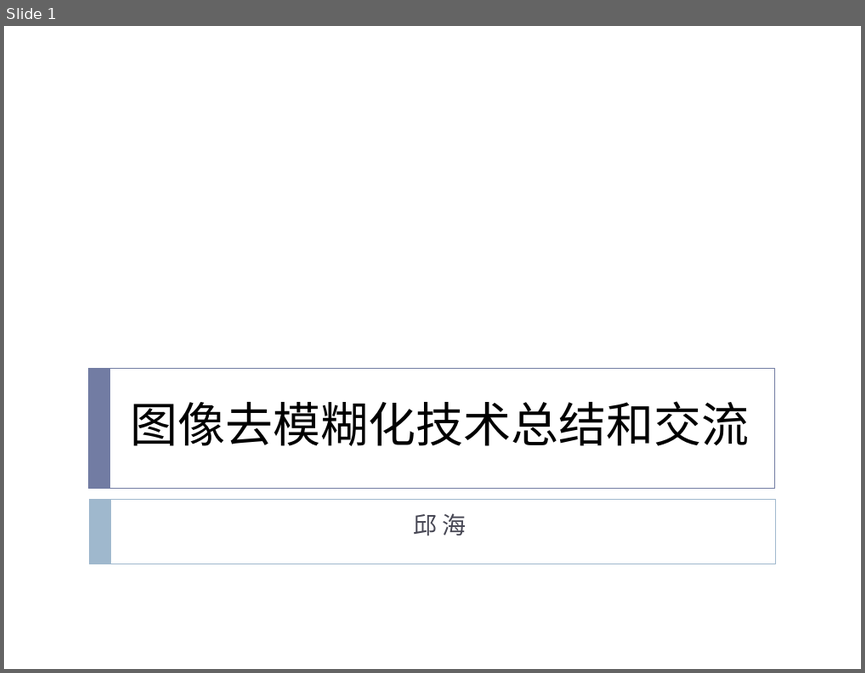
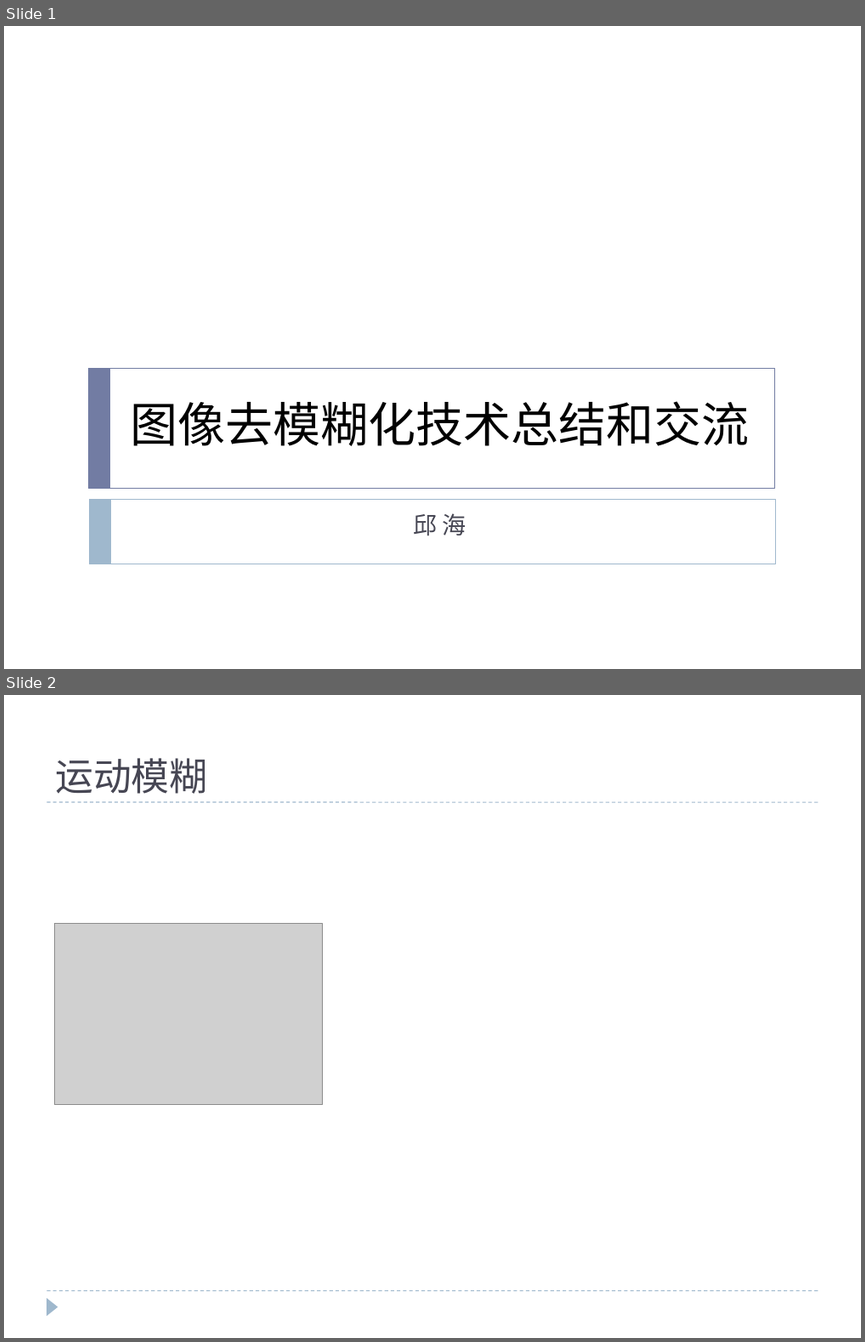
Before and after one commit to rgbitx/image_deblur_paper, a slide deck: motion_deblurring_methods_summary_hai_20170426.pptx. Shown one above the other, each under a label of ours: slide 1 before the commit, slides 1 and 2 after it. The pictures are 865x673 and 865x1342 pixels, drawn with LibreOffice and Linux fonts; fonts in the diff are those of the drawing; grey boxes stand for pictures. Boxes give left, top, right and bottom in pixels: in the first picture for what was removed or moved away, otherwise in the second. Text is boxed around its words. In the diff, an @@ line names an element or a change of style, - is before the commit and + after.

```diff
--- a/motion_deblurring_methods_summary_hai_20170426.pptx
+++ b/motion_deblurring_methods_summary_hai_20170426.pptx
@@ slide 2 added at (x1=4, y1=695, x2=861, y2=1338), background #FFFFFF @@
@@ title added at (x1=55, y1=758, x2=207, y2=794), 32 pt, text #464653 @@
+运动模糊
@@ line added from (46, 802) to (818, 802), #9FB8CD 0.75 pt dashed @@
@@ picture added at (x1=54, y1=924, x2=322, y2=1104) @@
@@ line added from (46, 1291) to (818, 1291), #9FB8CD 0.75 pt dashed @@
@@ triangle added at (x1=46, y1=1298, x2=58, y2=1315), fill #9FB8CD @@
```
Also in this commit, not shown: 1 slide removed.
